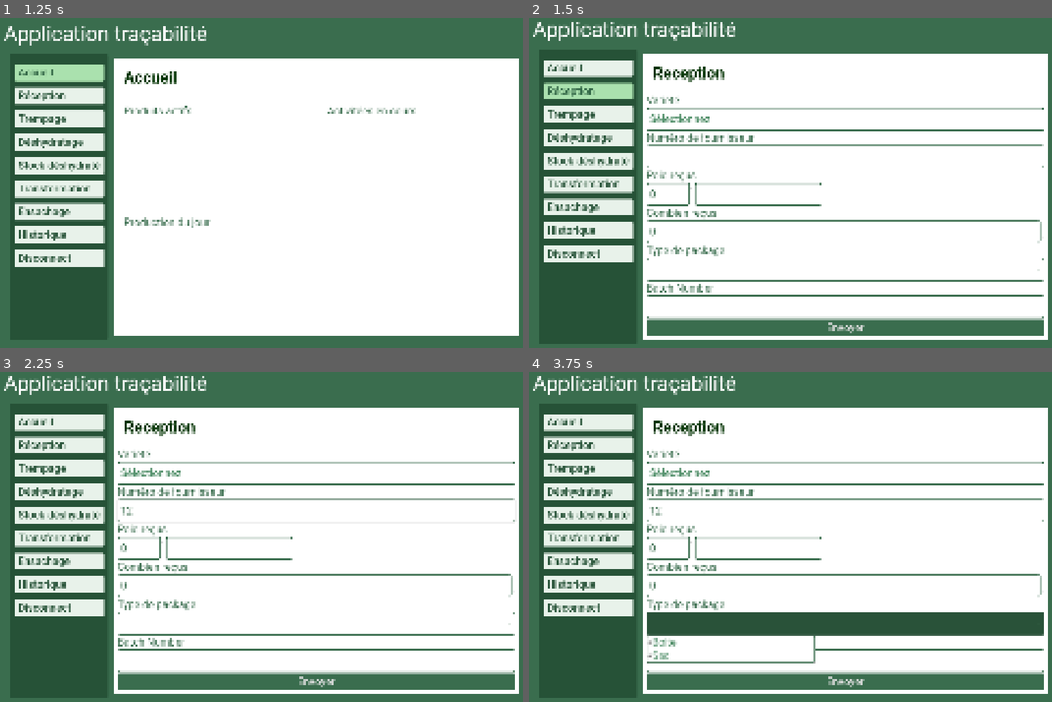
Above: before the commit, frames 1-4 (two rows, left to right).
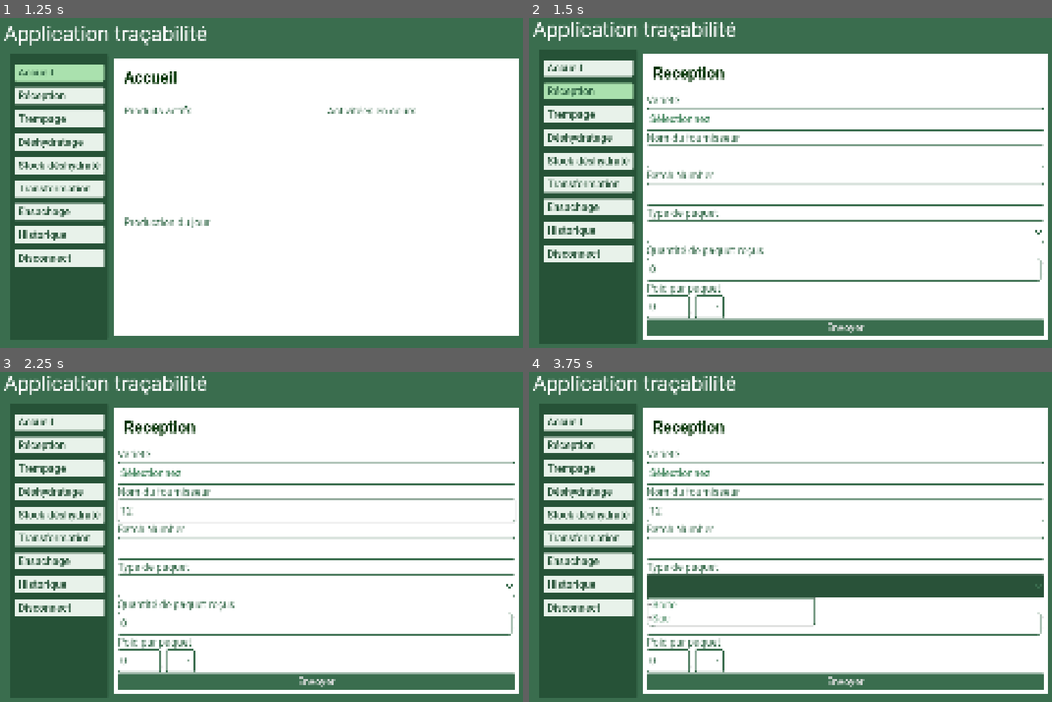
Above: after the commit, the same moments.

Repository: Animo105/tout-cru-dans-le-bec
Game: Godot game, scene res://main_app/main.tscn
Same seed, same stepped clock (60 frames per second), same inputs: the game is played once before the commit and once after it. This scene is started directly instead of the project's main scene.
Inputs (mouse positions are in pixels of both pictures, inside the frame that each line leads up to; where the layout moved, square brackets give the same spot in the first picture):
- Up to frame 1 (1.25 s): click "Accueil" at 0.5 s
- Up to frame 2 (1.5 s): click "Réception" at 1.25 s
- Up to frame 3 (2.25 s): click (319, 510) at 2.02 s; type "12" at 2.1 s
- Up to frame 4 (3.75 s): click "Sélectionnez" at 2.75 s; click (848, 586) [848, 622] at 3.5 s

Frame 1 is identical in both runs. In frame 2, 2.9% of the frame differs, in the area x 22-99%, y 34-92%; in frame 3, 2.9%; in frame 4, 14%.

Commit message:
formatage du UI pour la présentation

Diff:
--- a/globals/autoloads/globals.gd
+++ b/globals/autoloads/globals.gd
@@ -1,4 +1,6 @@
 extends Node
+
+signal activity_updated
 
 var is_admin : bool = false
 
--- a/scenes/Deshydratage.tscn
+++ b/scenes/Deshydratage.tscn
@@ -2,6 +2,7 @@
 
 [ext_resource type="Script" uid="uid://cqer1355u4umt" path="res://scenes/scene_scripts/deshydratage.gd" id="1_lfk6l"]
 [ext_resource type="Theme" uid="uid://d0o2whuhbsw6p" path="res://assets/themes/light_theme.tres" id="2_4yd17"]
+[ext_resource type="Theme" uid="uid://cbrmgvtgi1by7" path="res://assets/themes/label_title.tres" id="2_5xqqy"]
 
 [node name="Deshydratage" type="PanelContainer" unique_id=1185823632]
 anchors_preset = 15
@@ -18,6 +19,7 @@
 layout_mode = 2
 size_flags_horizontal = 0
 size_flags_vertical = 0
+theme = ExtResource("2_5xqqy")
 text = "Déshydratage"
 
 [node name="Protocol" type="VBoxContainer" parent="VBoxContainer" unique_id=1272339953]
@@ -43,6 +45,16 @@
 layout_mode = 2
 
 [node name="VBoxContainer" type="VBoxContainer" parent="VBoxContainer/DeshydratageInfos" unique_id=1456492505]
+layout_mode = 2
+
+[node name="VarieteLabel" type="Label" parent="VBoxContainer/DeshydratageInfos/VBoxContainer" unique_id=2009841742]
+layout_mode = 2
+size_flags_horizontal = 0
+size_flags_vertical = 0
+text = "Variété"
+
+[node name="Variete" type="OptionButton" parent="VBoxContainer/DeshydratageInfos/VBoxContainer" unique_id=275259667]
+unique_name_in_owner = true
 layout_mode = 2
 
 [node name="NumLotLabel" type="Label" parent="VBoxContainer/DeshydratageInfos/VBoxContainer" unique_id=1624480686]
@@ -75,16 +87,6 @@
 unique_name_in_owner = true
 layout_mode = 2
 
-[node name="VarieteLabel" type="Label" parent="VBoxContainer/DeshydratageInfos/VBoxContainer" unique_id=2009841742]
-layout_mode = 2
-size_flags_horizontal = 0
-size_flags_vertical = 0
-text = "Variété"
-
-[node name="Variete" type="OptionButton" parent="VBoxContainer/DeshydratageInfos/VBoxContainer" unique_id=275259667]
-unique_name_in_owner = true
-layout_mode = 2
-
 [node name="HBoxContainer" type="HBoxContainer" parent="VBoxContainer/DeshydratageInfos/VBoxContainer" unique_id=1067053477]
 layout_mode = 2
 
--- a/scenes/Reception.tscn
+++ b/scenes/Reception.tscn
@@ -2,6 +2,7 @@
 
 [ext_resource type="Script" uid="uid://btv7hxdsqar6k" path="res://scenes/scene_scripts/reception.gd" id="1_ll5ql"]
 [ext_resource type="Theme" uid="uid://cbrmgvtgi1by7" path="res://assets/themes/label_title.tres" id="2_52y0n"]
+[ext_resource type="PackedScene" uid="uid://dm1jn52ji11od" path="res://pop_up/notice_popup/notice_pop_up.tscn" id="3_ll5ql"]
 
 [node name="Reception" type="PanelContainer" unique_id=1092432812]
 anchors_preset = 15
@@ -35,18 +36,56 @@
 layout_mode = 2
 size_flags_horizontal = 0
 size_flags_vertical = 0
-text = "Numéro de fournisseur"
+text = "Nom du fournisseur"
 
 [node name="NumeroFournisseur" type="LineEdit" parent="PanelContainer_PanelContainer#VBoxContainer" unique_id=1496459665]
 unique_name_in_owner = true
 layout_mode = 2
 size_flags_vertical = 0
 
+[node name="BatchNumberLabel" type="Label" parent="PanelContainer_PanelContainer#VBoxContainer" unique_id=1989443905]
+layout_mode = 2
+size_flags_horizontal = 0
+size_flags_vertical = 0
+text = "Batch Number"
+
+[node name="BatchNumber" type="LineEdit" parent="PanelContainer_PanelContainer#VBoxContainer" unique_id=1288160821]
+unique_name_in_owner = true
+layout_mode = 2
+
+[node name="PackageTypeLabel" type="Label" parent="PanelContainer_PanelContainer#VBoxContainer" unique_id=345449846]
+layout_mode = 2
+size_flags_horizontal = 0
+size_flags_vertical = 0
+text = "Type de paquet"
+
+[node name="PackageType" type="OptionButton" parent="PanelContainer_PanelContainer#VBoxContainer" unique_id=1086313335]
+unique_name_in_owner = true
+layout_mode = 2
+size_flags_vertical = 0
+item_count = 2
+popup/item_0/text = "Boite"
+popup/item_0/id = 0
+popup/item_1/text = "Sac"
+popup/item_1/id = 1
+
+[node name="QuantiteRecusLabel" type="Label" parent="PanelContainer_PanelContainer#VBoxContainer" unique_id=2028734945]
+layout_mode = 2
+size_flags_horizontal = 0
+size_flags_vertical = 0
+text = "Quantité de paquet reçus"
+
+[node name="QuantiteRecus" type="SpinBox" parent="PanelContainer_PanelContainer#VBoxContainer" unique_id=429030660]
+unique_name_in_owner = true
+layout_mode = 2
+size_flags_vertical = 0
+max_value = 500.0
+
 [node name="PoidRecusLabel" type="Label" parent="PanelContainer_PanelContainer#VBoxContainer" unique_id=1445778120]
 layout_mode = 2
 size_flags_horizontal = 0
 size_flags_vertical = 0
-text = "Poid reçus"
+text = "Poid par paquet"
 
 [node name="HBoxContainer" type="HBoxContainer" parent="PanelContainer_PanelContainer#VBoxContainer" unique_id=73745517]
 layout_mode = 2
@@ -60,54 +99,17 @@
 [node name="TypePoid" type="OptionButton" parent="PanelContainer_PanelContainer#VBoxContainer/HBoxContainer" unique_id=808948628]
 unique_name_in_owner = true
 layout_mode = 2
-item_count = 3
+item_count = 2
 popup/item_0/text = "lbs"
 popup/item_0/id = 0
 popup/item_1/text = "Kg"
 popup/item_1/id = 1
-popup/item_2/text = "Bananes par Aigle carré"
-popup/item_2/id = 2
-
-[node name="QuantiteRecusLabel" type="Label" parent="PanelContainer_PanelContainer#VBoxContainer" unique_id=2028734945]
-layout_mode = 2
-size_flags_horizontal = 0
-size_flags_vertical = 0
-text = "Combien reçus"
-
-[node name="QuantiteRecus" type="SpinBox" parent="PanelContainer_PanelContainer#VBoxContainer" unique_id=429030660]
-unique_name_in_owner = true
-layout_mode = 2
-size_flags_vertical = 0
-max_value = 500.0
-
-[node name="PackageTypeLabel" type="Label" parent="PanelContainer_PanelContainer#VBoxContainer" unique_id=345449846]
-layout_mode = 2
-size_flags_horizontal = 0
-size_flags_vertical = 0
-text = "Type de package"
-
-[node name="PackageType" type="OptionButton" parent="PanelContainer_PanelContainer#VBoxContainer" unique_id=1086313335]
-unique_name_in_owner = true
-layout_mode = 2
-size_flags_vertical = 0
-item_count = 2
-popup/item_0/text = "Boite"
-popup/item_0/id = 0
-popup/item_1/text = "Sac"
-popup/item_1/id = 1
-
-[node name="BatchNumberLabel" type="Label" parent="PanelContainer_PanelContainer#VBoxContainer" unique_id=1989443905]
-layout_mode = 2
-size_flags_horizontal = 0
-size_flags_vertical = 0
-text = "Batch Number"
-
-[node name="BatchNumber" type="LineEdit" parent="PanelContainer_PanelContainer#VBoxContainer" unique_id=1288160821]
-unique_name_in_owner = true
-layout_mode = 2
 
 [node name="Envoyer" type="Button" parent="PanelContainer_PanelContainer#VBoxContainer" unique_id=509646637]
 layout_mode = 2
 text = "Envoyer"
 
+[node name="NoticePopUp" parent="." unique_id=1916853674 instance=ExtResource("3_ll5ql")]
+visible = false
+
 [connection signal="pressed" from="PanelContainer_PanelContainer#VBoxContainer/Envoyer" to="." method="_on_envoyer_pressed"]
--- a/scenes/StockDeshydrate.tscn
+++ b/scenes/StockDeshydrate.tscn
@@ -1,6 +1,7 @@
 [gd_scene format=3 uid="uid://b0l45878o5ckr"]
 
 [ext_resource type="Script" uid="uid://jiuckgi3mcew" path="res://scenes/scene_scripts/stock_deshydrate.gd" id="1_57wsa"]
+[ext_resource type="Theme" uid="uid://cbrmgvtgi1by7" path="res://assets/themes/label_title.tres" id="2_4tvxq"]
 
 [node name="StockDeshydrate" type="PanelContainer" unique_id=1029227698]
 anchors_preset = 15
@@ -17,6 +18,7 @@
 layout_mode = 2
 size_flags_horizontal = 0
 size_flags_vertical = 0
+theme = ExtResource("2_4tvxq")
 text = "Stock deshydraté"
 
 [node name="NumLotLabel" type="Label" parent="VBoxContainer" unique_id=2102252633]
--- a/scenes/Trempage.tscn
+++ b/scenes/Trempage.tscn
@@ -20,6 +20,16 @@
 size_flags_vertical = 0
 text = "Trempage"
 
+[node name="VarieteLabel" type="Label" parent="VBoxContainer" unique_id=763760674]
+layout_mode = 2
+size_flags_horizontal = 0
+size_flags_vertical = 0
+text = "Variété"
+
+[node name="Variete" type="OptionButton" parent="VBoxContainer" unique_id=667904380]
+unique_name_in_owner = true
+layout_mode = 2
+
 [node name="NumLotLabel" type="Label" parent="VBoxContainer" unique_id=752277006]
 layout_mode = 2
 size_flags_horizontal = 0
@@ -40,16 +50,6 @@
 unique_name_in_owner = true
 layout_mode = 2
 
-[node name="VarieteLabel" type="Label" parent="VBoxContainer" unique_id=763760674]
-layout_mode = 2
-size_flags_horizontal = 0
-size_flags_vertical = 0
-text = "Variété"
-
-[node name="Variete" type="OptionButton" parent="VBoxContainer" unique_id=667904380]
-unique_name_in_owner = true
-layout_mode = 2
-
 [node name="Envoyer" type="Button" parent="VBoxContainer" unique_id=1510291163]
 layout_mode = 2
 text = "Envoyer"
--- a/scenes/acceuil/Accueil.tscn
+++ b/scenes/acceuil/Accueil.tscn
@@ -3,6 +3,7 @@
 [ext_resource type="Script" uid="uid://ehd7iy0a2i55" path="res://scenes/acceuil/accueil.gd" id="1_phinh"]
 [ext_resource type="Theme" uid="uid://cbrmgvtgi1by7" path="res://assets/themes/label_title.tres" id="2_me4gc"]
 [ext_resource type="PackedScene" uid="uid://c512kt248fv6q" path="res://pop_up/confirm_popup/confirm_pop_up.tscn" id="3_me4gc"]
+[ext_resource type="PackedScene" uid="uid://dm1jn52ji11od" path="res://pop_up/notice_popup/notice_pop_up.tscn" id="4_54ca8"]
 
 [node name="Accueil" type="PanelContainer" unique_id=828102580]
 anchors_preset = 15
@@ -99,3 +100,6 @@
 
 [node name="PopUp" parent="." unique_id=1916853674 instance=ExtResource("3_me4gc")]
 visible = false
+
+[node name="NoticePopUp" parent="." unique_id=529097726 instance=ExtResource("4_54ca8")]
+visible = false
--- a/scenes/acceuil/accueil.gd
+++ b/scenes/acceuil/accueil.gd
@@ -2,6 +2,7 @@
 
 @onready var activities_list: VBoxContainer = %ActivitiesList
 @onready var pop_up: ConfirmPanel = $PopUp
+@onready var notice_pop_up: NoticePopup = $NoticePopUp
 
 var activity_views : Dictionary[int, ActivityView] = {}
 
@@ -11,6 +12,7 @@
 			continue
 		var view : ActivityView = ActivityView.instanciate(a)
 		activities_list.add_child(view)
+		activity_views[a.id] = view
 		view.pressed.connect(_on_activity_completed.bind(a.id))
 
 
@@ -23,6 +25,6 @@
 		ErrorService.display_error("Serveur injoignable")
 	if res.response_code != 200:
 		ErrorService.display_error("Erreur %s" % res.response_code)
-	pop_up.open_popup_with_text("Complété l'activitée", "Activité complété")
+	notice_pop_up.open_popup_with_text("Complété l'activitée", "Activité complété")
 	activity_views[id].queue_free()
 	activity_views.erase(id)
